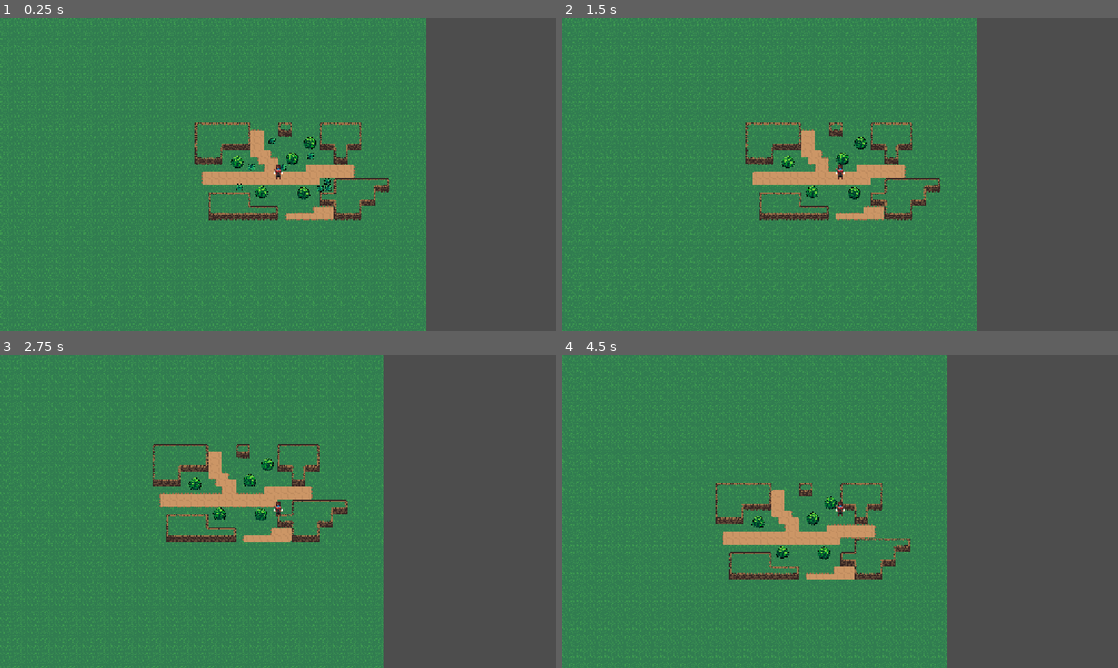
Above: before the commit, frames 1-4 (two rows, left to right).
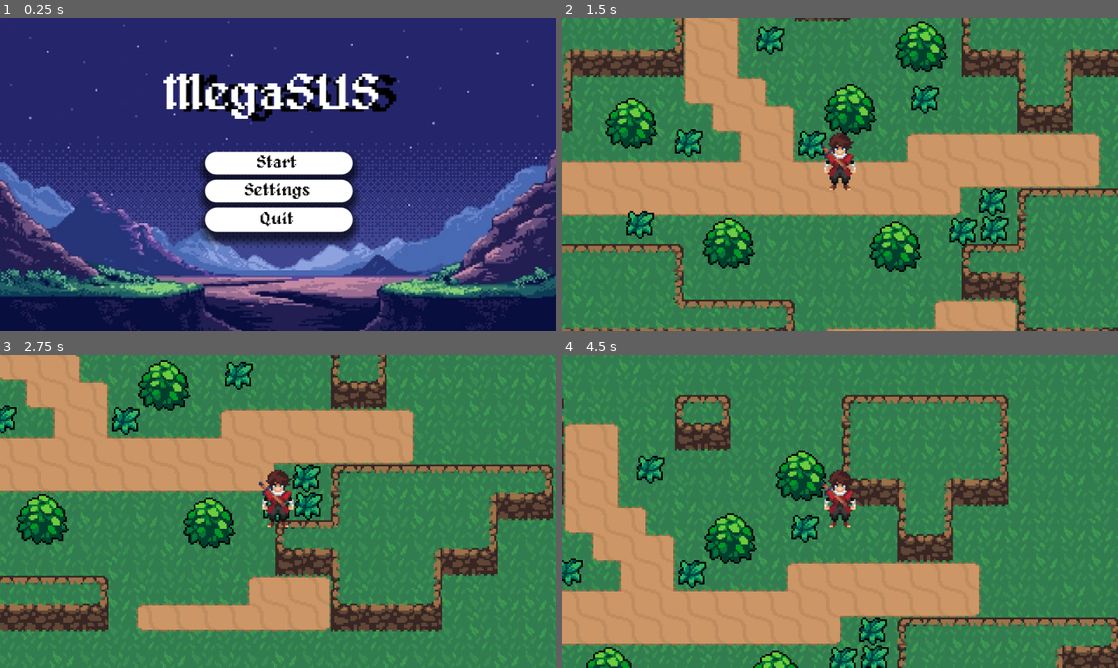
Above: after the commit, the same moments.

Repository: MisterBaiter/bobabobek
Game: Godot game, scene res://menu.tscn
Two runs of this game, one before a commit and one after it. Both use one fixed random seed, a clock stepped at 60 frames per second and the inputs below. Before the commit the project starts from res://World.tscn.
Inputs (mouse positions are in pixels of both pictures, inside the frame that each line leads up to):
- Up to frame 1 (0.25 s): no input
- Up to frame 2 (1.5 s): click (840, 161) at 0.5 s, where only the run after the commit has a clickable "Start"; tap Enter at 1.25 s; hold Right (ui_right) from 1.28 s (still down)
- Up to frame 3 (2.75 s): release Right (ui_right) at 2.03 s; hold Down (ui_down) from 2.03 s (still down)
- Up to frame 4 (4.5 s): tap Space at 2.75 s; release Down (ui_down) at 2.78 s; hold Right (ui_right) 2.78-3.53 s; tap Enter at 3.5 s; hold Up (ui_up) 3.53-4.28 s; hold Left (ui_left) from 4.28 s (still down)

The runs differ from the first frame. In frame 1, 100% of the frame differs, in the area x 0-100%, y 0-100%; in frame 2, 61%; in frame 3, 66%; in frame 4, 64%.

Commit message:
menu a rozlišení

Diff:
--- a/menu.tscn
+++ b/menu.tscn
@@ -61,13 +61,13 @@
 anchor_top = 0.5
 anchor_right = 0.5
 anchor_bottom = 0.5
-offset_left = -188.0
-offset_top = -41.5
-offset_right = 188.0
-offset_bottom = 116.5
+offset_left = -42.5
+offset_top = -13.0
+offset_right = 42.5
+offset_bottom = 33.0
 grow_horizontal = 2
 grow_vertical = 2
-theme_override_constants/separation = 8
+theme_override_constants/separation = 3
 
 [node name="Start" type="Button" parent="VBoxContainer"]
 layout_mode = 2
@@ -77,7 +77,7 @@
 theme_override_colors/font_focus_color = Color(0, 0, 0, 1)
 theme_override_colors/font_pressed_color = Color(0, 0, 0, 1)
 theme_override_fonts/font = ExtResource("2_mae5d")
-theme_override_font_sizes/font_size = 30
+theme_override_font_sizes/font_size = 10
 theme_override_styles/focus = SubResource("StyleBoxEmpty_ouk20")
 theme_override_styles/hover = SubResource("StyleBoxFlat_mae5d")
 theme_override_styles/pressed = SubResource("StyleBoxFlat_4hy44")
@@ -92,7 +92,7 @@
 theme_override_colors/font_focus_color = Color(0, 0, 0, 1)
 theme_override_colors/font_pressed_color = Color(0, 0, 0, 1)
 theme_override_fonts/font = ExtResource("2_mae5d")
-theme_override_font_sizes/font_size = 30
+theme_override_font_sizes/font_size = 10
 theme_override_styles/focus = SubResource("StyleBoxEmpty_ouk20")
 theme_override_styles/hover = SubResource("StyleBoxFlat_mae5d")
 theme_override_styles/pressed = SubResource("StyleBoxFlat_4hy44")
@@ -107,7 +107,7 @@
 theme_override_colors/font_focus_color = Color(0, 0, 0, 1)
 theme_override_colors/font_pressed_color = Color(0, 0, 0, 1)
 theme_override_fonts/font = ExtResource("2_mae5d")
-theme_override_font_sizes/font_size = 30
+theme_override_font_sizes/font_size = 10
 theme_override_styles/focus = SubResource("StyleBoxEmpty_ouk20")
 theme_override_styles/hover = SubResource("StyleBoxFlat_mae5d")
 theme_override_styles/pressed = SubResource("StyleBoxFlat_4hy44")
@@ -121,16 +121,16 @@
 anchor_top = 0.5
 anchor_right = 0.5
 anchor_bottom = 0.5
-offset_left = -170.5
-offset_top = -237.5
-offset_right = 170.5
-offset_bottom = -81.5
+offset_left = -91.0
+offset_top = -63.0
+offset_right = 85.0
+offset_bottom = -28.0
 grow_horizontal = 2
 grow_vertical = 2
 theme_override_colors/font_shadow_color = Color(0, 0, 0, 1)
 theme_override_constants/shadow_offset_x = 10
 theme_override_fonts/font = ExtResource("2_mae5d")
-theme_override_font_sizes/font_size = 100
+theme_override_font_sizes/font_size = 30
 text = "MegaSUS"
 horizontal_alignment = 1
 vertical_alignment = 1
--- a/project.godot
+++ b/project.godot
@@ -11,14 +11,14 @@
 [application]
 
 config/name="Action_RPG_thiller"
-run/main_scene="uid://d1ce562piq15t"
+run/main_scene="uid://d2fofanchoh7p"
 config/features=PackedStringArray("4.4", "GL Compatibility")
 config/icon="res://icon.svg"
 
 [display]
 
-window/size/viewport_width=1280
-window/size/viewport_height=720
+window/size/viewport_width=320
+window/size/viewport_height=180
 window/size/window_width_override=1280
 window/size/window_height_override=720
 window/stretch/mode="canvas_items"
